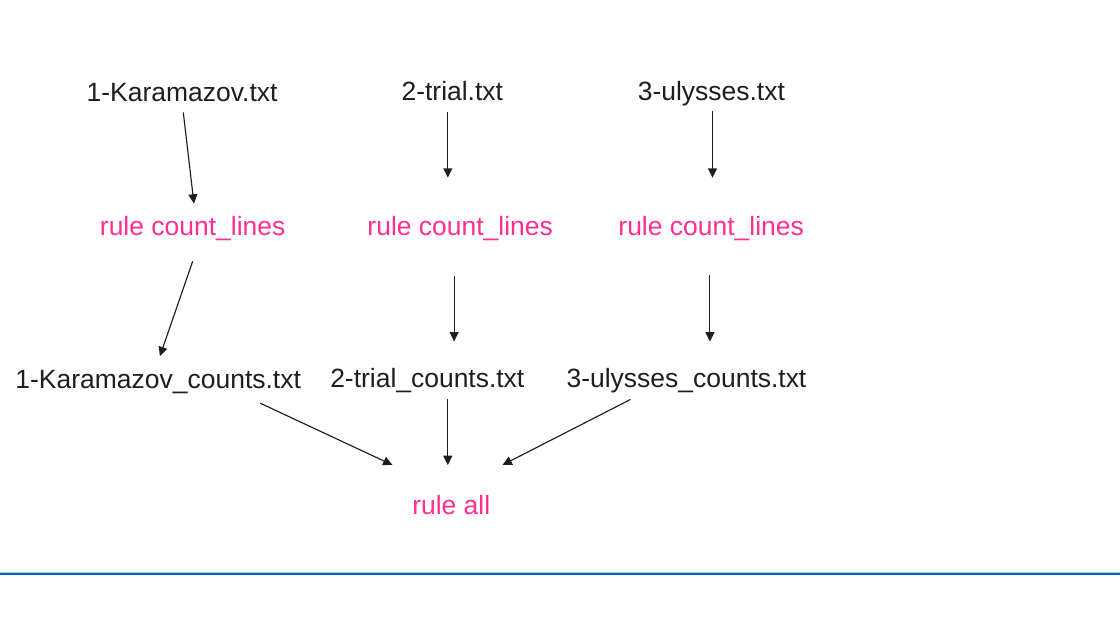
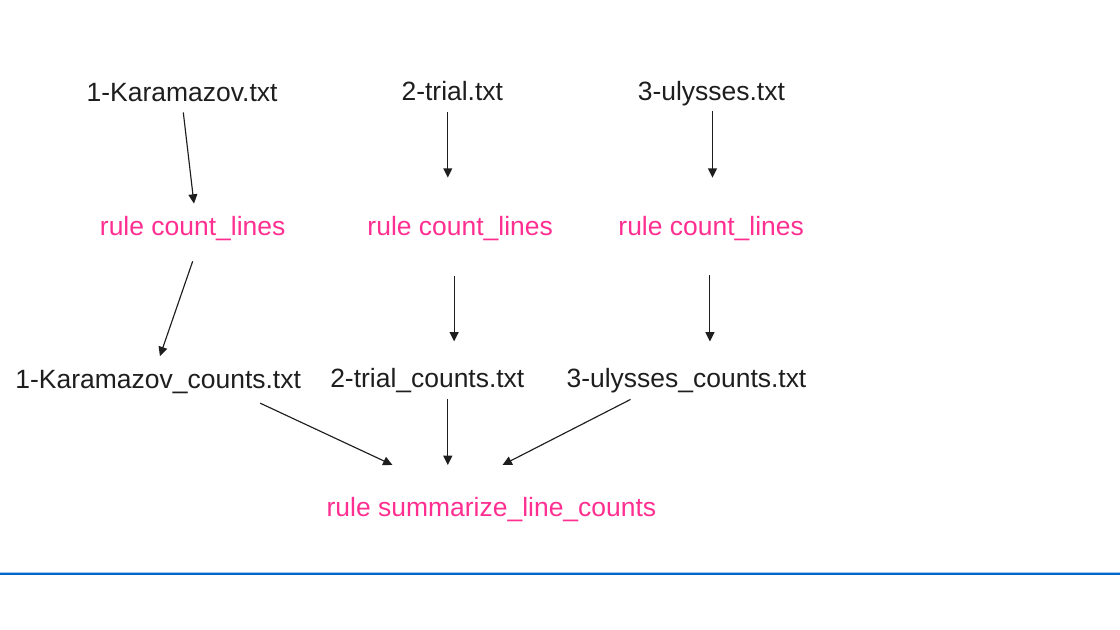
Before and after one commit to UdoGi/KCCR_snakemake_pipeline, a slide deck: slide 15 of slides/ghana_snakemake.pptx. Drawn at 1120x630 pixels with LibreOffice and Linux fonts; fonts in the diff are those of the drawing; background and template pictures are left out. Boxes give left, top, right and bottom in pixels: in the first picture for what was removed or moved away, otherwise in the second. Text is boxed around its words. In the diff, an @@ line names an element or a change of style, - is before the commit and + after.

```diff
--- a/slides/ghana_snakemake.pptx
+++ b/slides/ghana_snakemake.pptx
@@ text at (327, 497, 656, 522): text changed @@
-rule all
+rule summarize_line_counts
```
Also in this commit, not shown: 6 other slides changed, 7 slides added, 4 slides removed, 15 other files.
